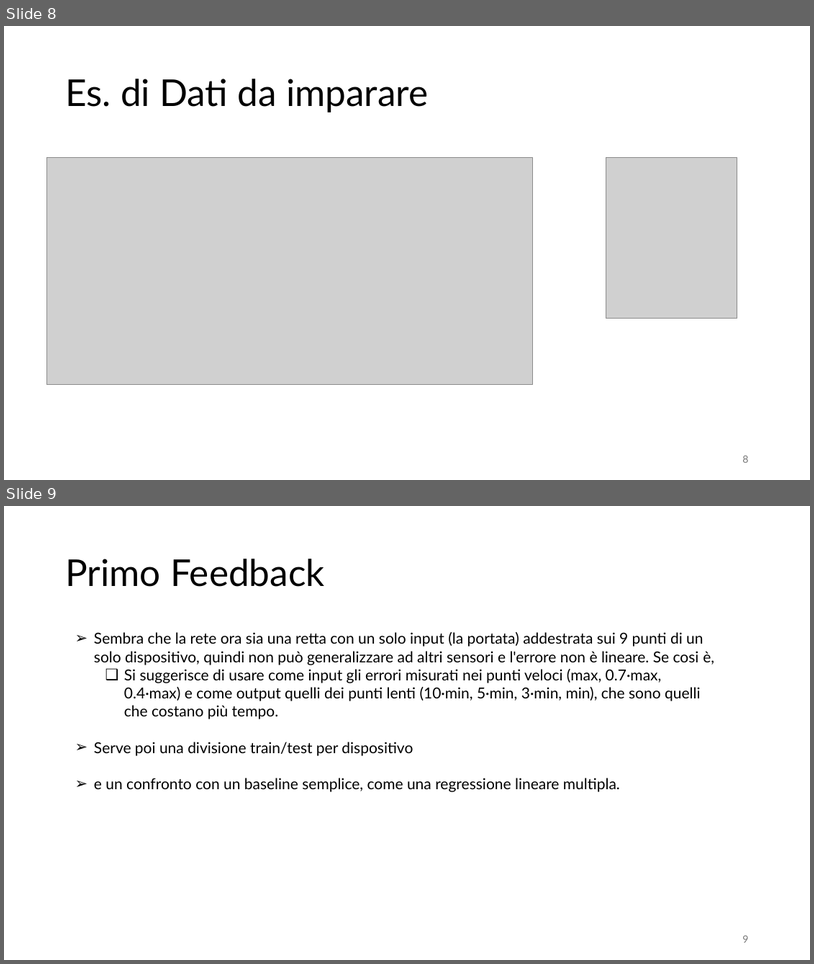
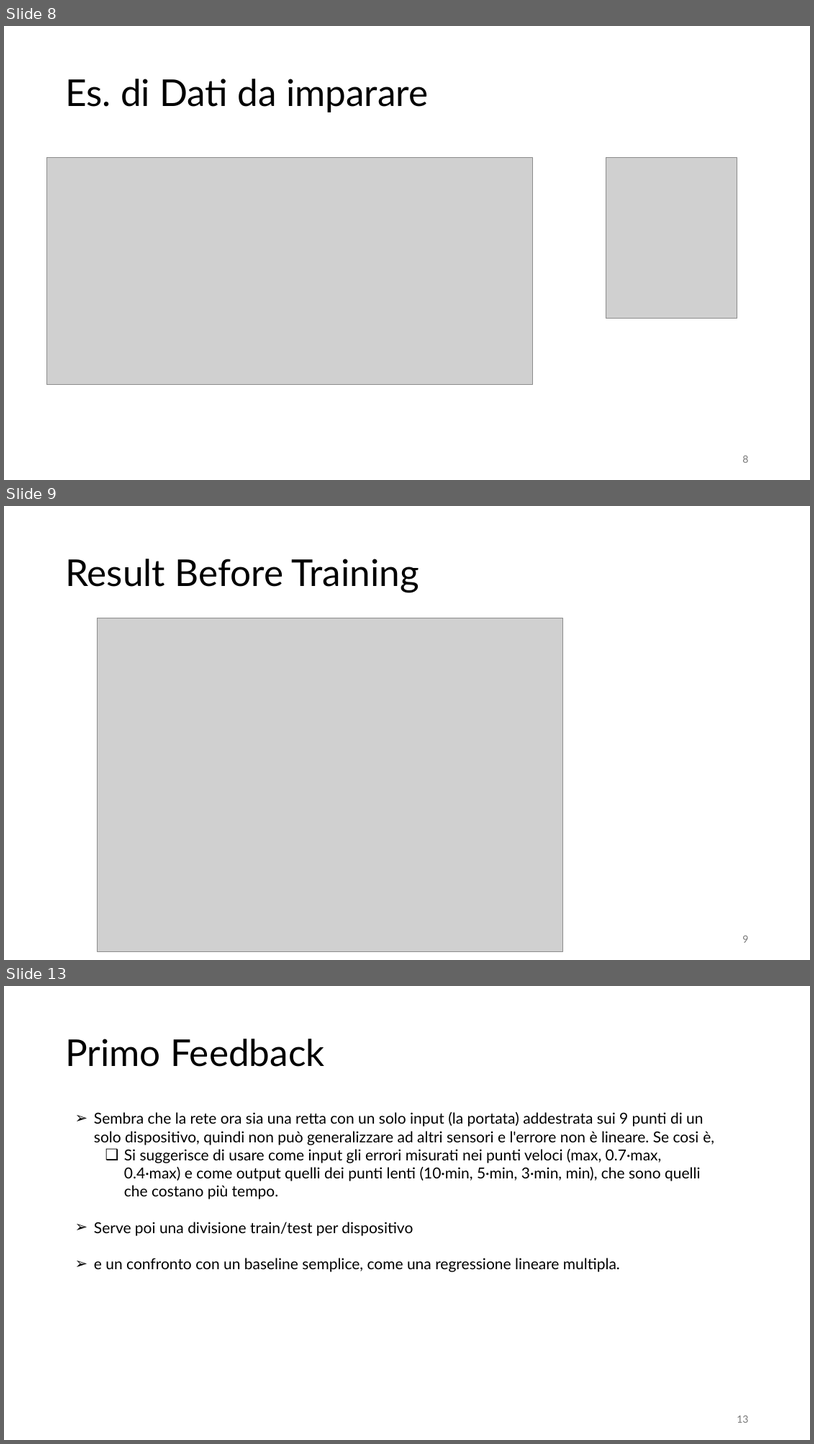
Before and after one commit to dringricciardi/Scuola2026, a slide deck: scuola2026.pptx. Shown one above the other, each under a label of ours: slides 8 and 9 before the commit, slides 8, 9 and 13 after it; the slides between them are not shown. The pictures are 814x964 and 814x1444 pixels, drawn with LibreOffice and Linux fonts; fonts in the diff are those of the drawing; grey boxes stand for pictures. Boxes give left, top, right and bottom in pixels: in the first picture for what was removed or moved away, otherwise in the second. Text is boxed around its words. In the diff, an @@ line names an element or a change of style, - is before the commit and + after.

```diff
--- a/scuola2026.pptx
+++ b/scuola2026.pptx
@@ slide 9 added at [4,506,810,960], background #FFFFFF @@
@@ title added at [65,559,419,592], 44 pt, text #000000 @@
+Result Before Training
@@ picture added at [97,618,563,951] @@
@@ page number added at [743,935,748,942], 12 pt, text #797979 @@
+9
@@ what was slide 9 is now slide 13 @@
@@ page number at [737,1415,748,1422]: text changed @@
-9
+13
```
Also in this commit, not shown: 3 other slides added.
